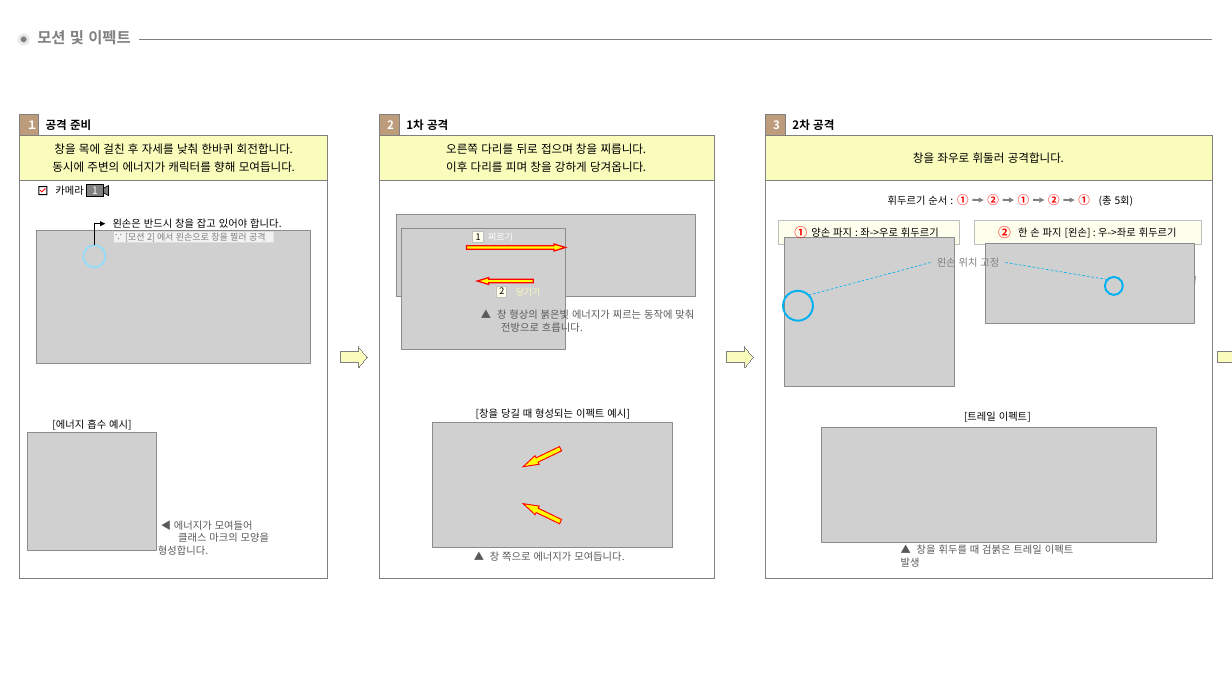
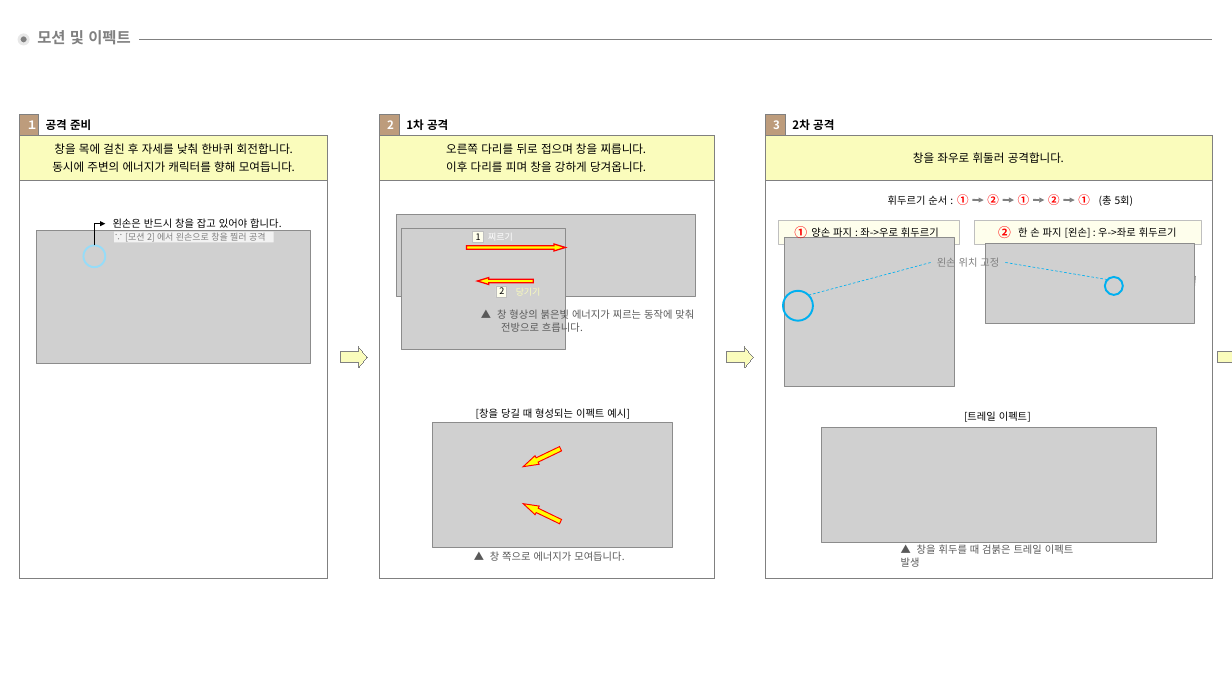
Before and after one commit to hjs0913/GameDesign, a slide deck: slide 2 of 로스트아크/창술사 역기획/스킬/[난무 스킬] 청룡진.pptx (slide 11 before the commit). Drawn at 1232x693 pixels with LibreOffice and Linux fonts; fonts in the diff are those of the drawing; grey boxes stand for pictures. Boxes give left, top, right and bottom in pixels: in the first picture for what was removed or moved away, otherwise in the second. Text is boxed around its words. In the diff, an @@ line names an element or a change of style, - is before the commit and + after.

```diff
--- a/로스트아크/창술사 역기획/스킬/[난무 스킬] 청룡진.pptx
+++ b/로스트아크/창술사 역기획/스킬/[난무 스킬] 청룡진.pptx
@@ group removed at (28,185,269,555): 3 texts, 2 freeform shapes, 1 triangle, 1 rectangle, 1 picture @@
-1
-카메라
-◀ 에너지가 모여들어
-클래스 마크의 모양을 형성합니다.
-[에너지 흡수 예시]
```
Also in this commit, not shown: 1 other slide changed, 9 slides removed, 1 other file.
